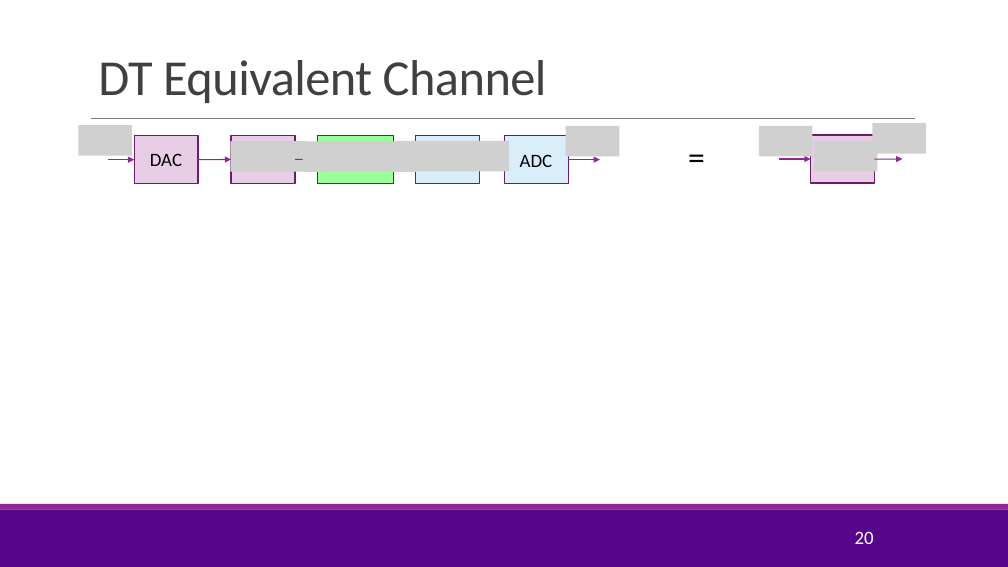
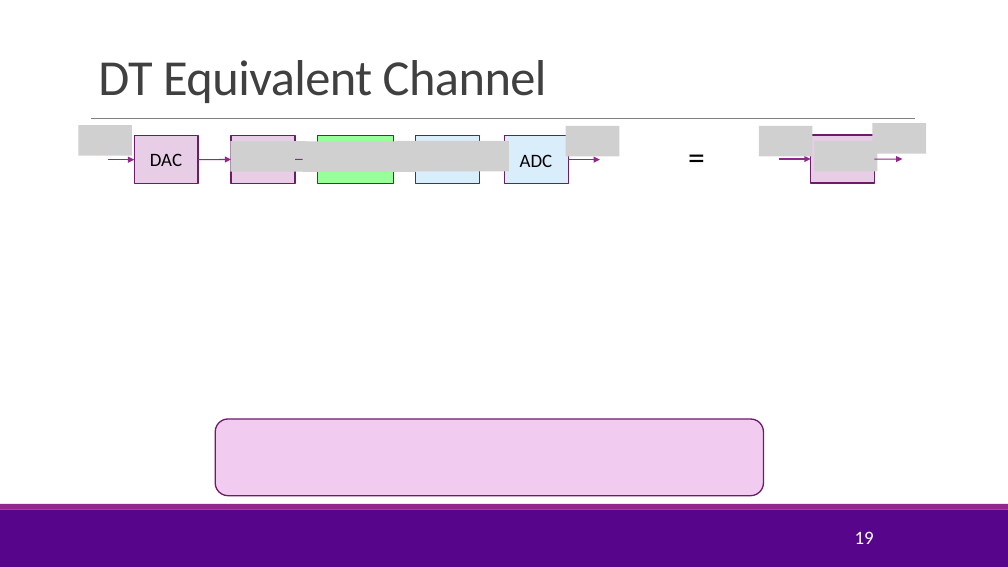
Before and after one commit to sdrangan/wirelesscomm, a slide deck: slide 19 of lectures/Unit03_Fading.pptx (slide 20 before the commit). Drawn at 1008x567 pixels with LibreOffice and Linux fonts; fonts in the diff are those of the drawing; grey boxes stand for pictures; background and template pictures are left out. Boxes give left, top, right and bottom in pixels: in the first picture for what was removed or moved away, otherwise in the second. Text is boxed around its words. In the diff, an @@ line names an element or a change of style, - is before the commit and + after.

```diff
--- a/lectures/Unit03_Fading.pptx
+++ b/lectures/Unit03_Fading.pptx
@@ rounded rectangle added at <box>216,419,764,495</box>, fill #F1CCF0, outline #6C1D6A 1.25 pt @@
@@ page number at <box>855,531,874,544</box>: text changed @@
-20
+19
```
Also in this commit, not shown: 15 other slides changed, 13 slides added, 6 slides removed, 11 other files.
